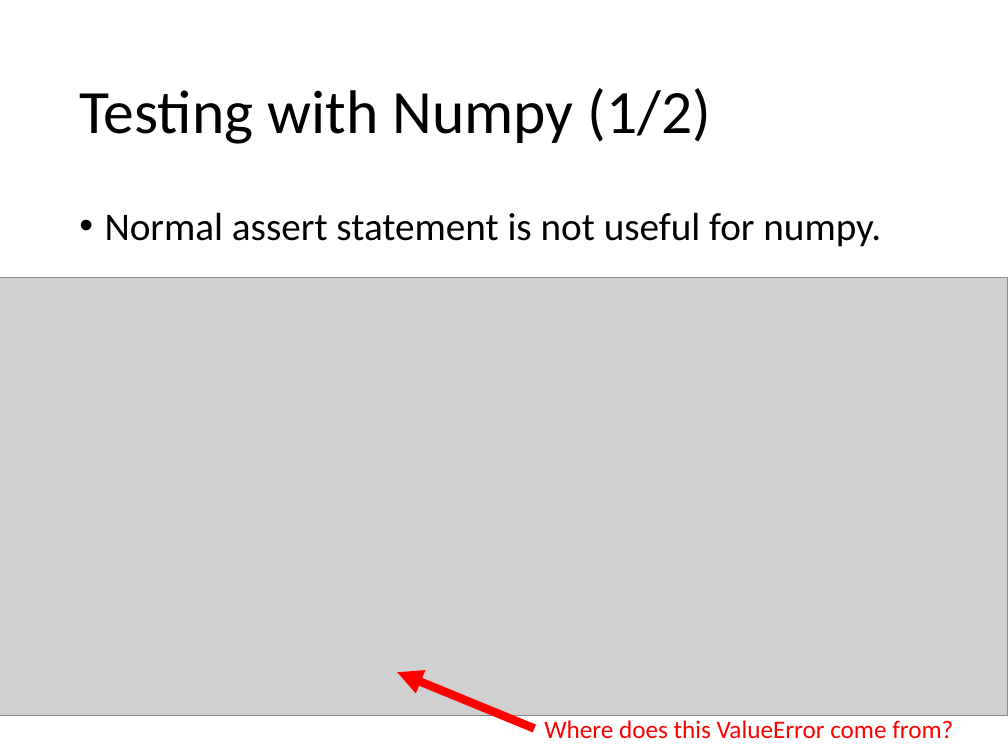
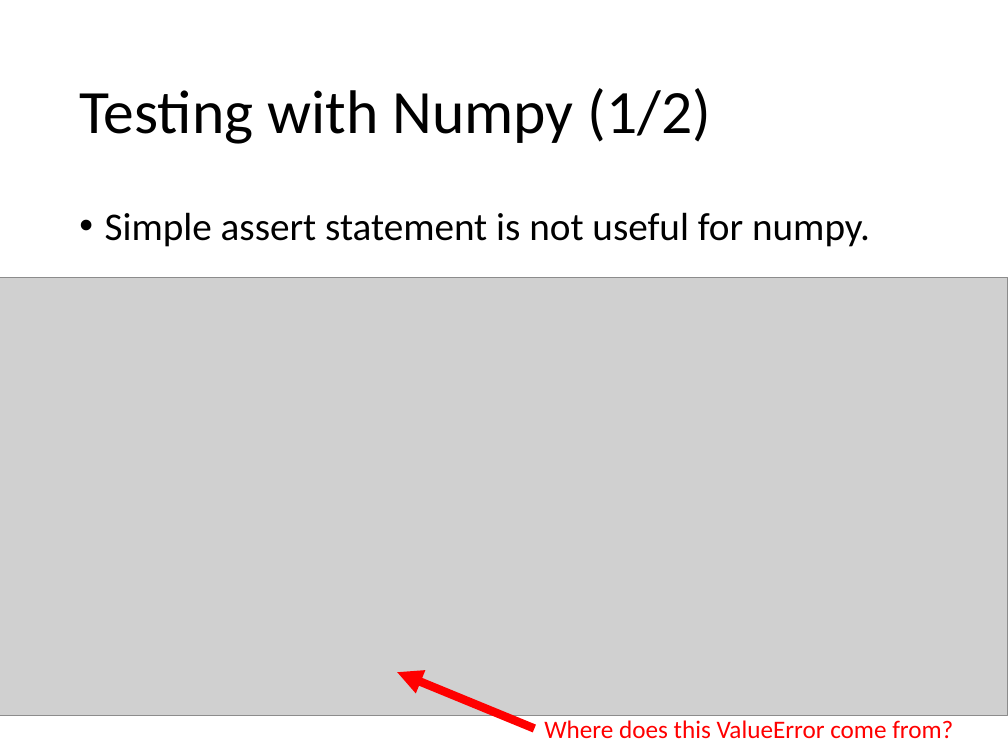
Before and after one commit to Chao-Jen/pytest_workshop, a slide deck: slide 13 of slides/Unit Test with Pytest.pptx. Drawn at 1008x756 pixels with LibreOffice and Linux fonts; fonts in the diff are those of the drawing; grey boxes stand for pictures. Boxes give left, top, right and bottom in pixels: in the first picture for what was removed or moved away, otherwise in the second. Text is boxed around its words. In the diff, an @@ line names an element or a change of style, - is before the commit and + after.

Commit message:
update slides

```diff
--- a/slides/Unit Test with Pytest.pptx
+++ b/slides/Unit Test with Pytest.pptx
@@ text at box(105, 212, 870, 247): text changed @@
-• Normal assert statement is not useful for numpy.
+• Simple assert statement is not useful for numpy.
```
Also in this commit, not shown: 1 other slide changed, 1 slide added.
